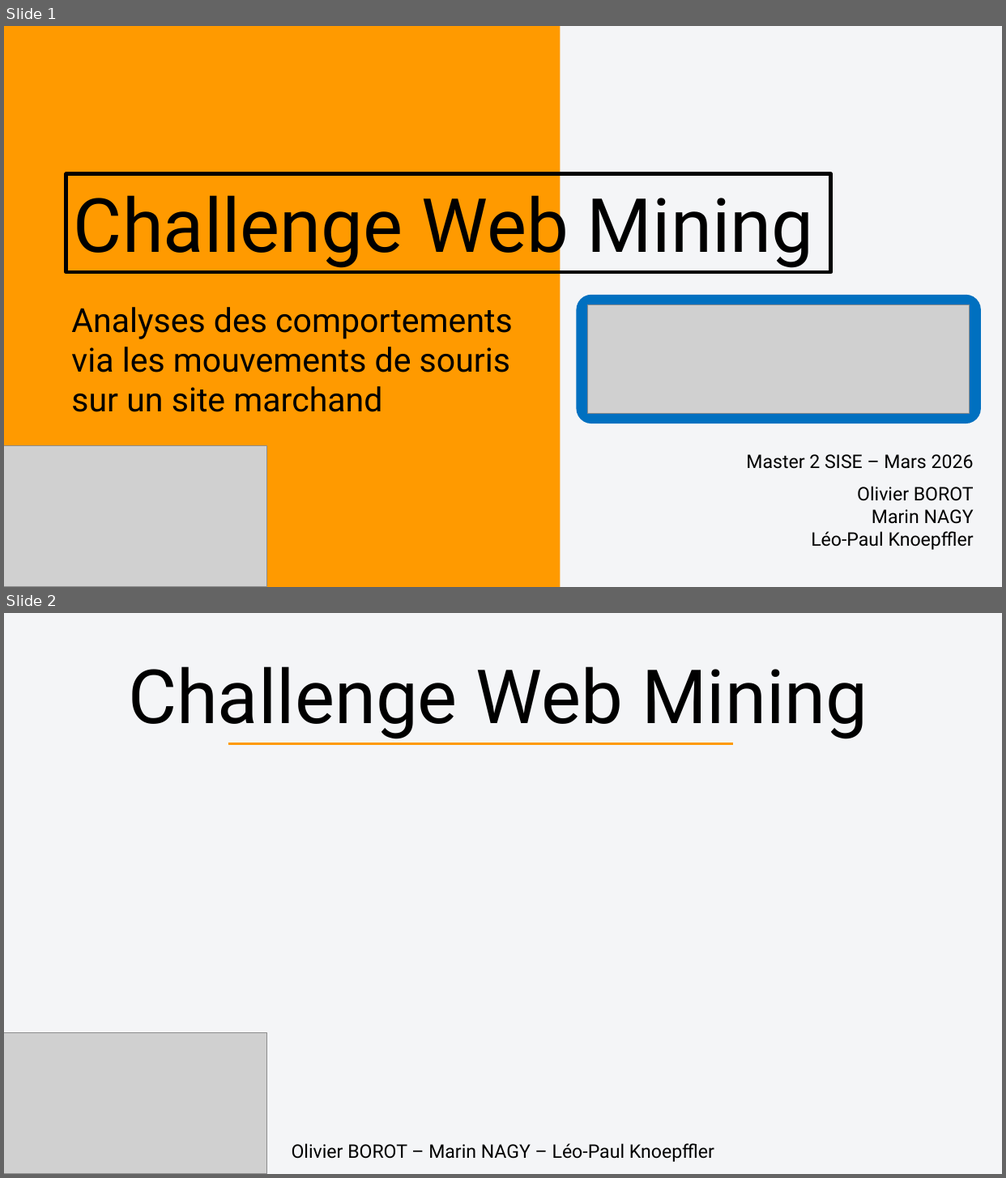
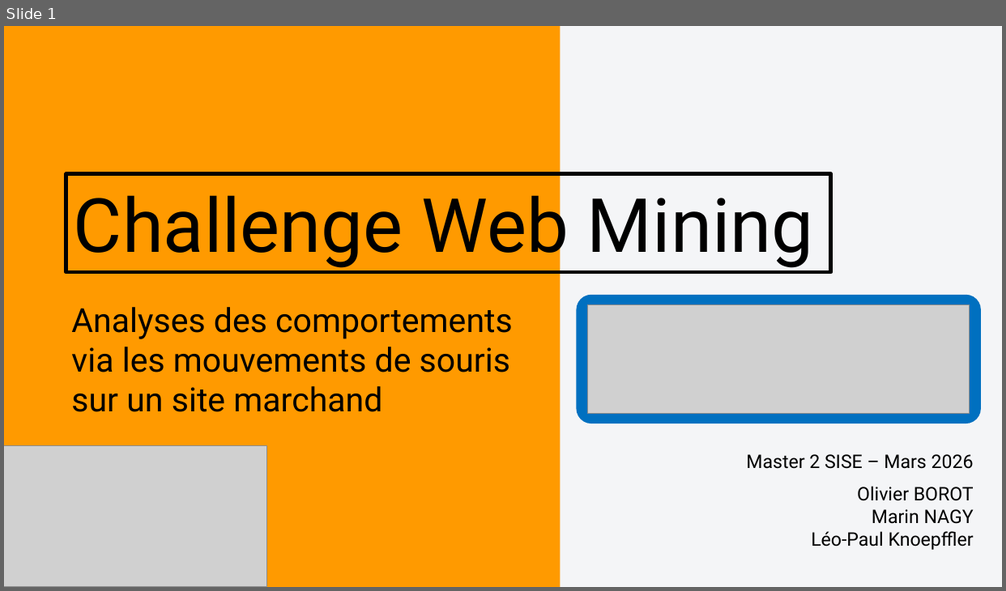
Before and after one commit to OlivierBOROT/SISE-Challenge-WebMining, a slide deck: Présentation_orale.pptx. Shown one above the other, each under a label of ours: slides 1 and 2 before the commit, slide 1 after it. The pictures are 1006x1178 and 1006x591 pixels, drawn with LibreOffice and Linux fonts; fonts in the diff are those of the drawing; grey boxes stand for pictures. Boxes give left, top, right and bottom in pixels: in the first picture for what was removed or moved away, otherwise in the second. Text is boxed around its words. In the diff, an @@ line names an element or a change of style, - is before the commit and + after.

```diff
--- a/Présentation_orale.pptx
+++ b/Présentation_orale.pptx
@@ slide 2 removed at bbox=[4, 613, 1002, 1174], background #F4F5F7 @@
@@ text removed at bbox=[128, 666, 867, 739] @@
-Challenge Web Mining
@@ line removed from (228, 744) to (733, 744) @@
@@ picture removed at bbox=[4, 1033, 267, 1174] @@
@@ text removed at bbox=[292, 1144, 714, 1162] @@
-Olivier BOROT – Marin NAGY – Léo-Paul Knoepffler
```
Also in this commit, not shown: 11 slides added, 5 other slides removed.
